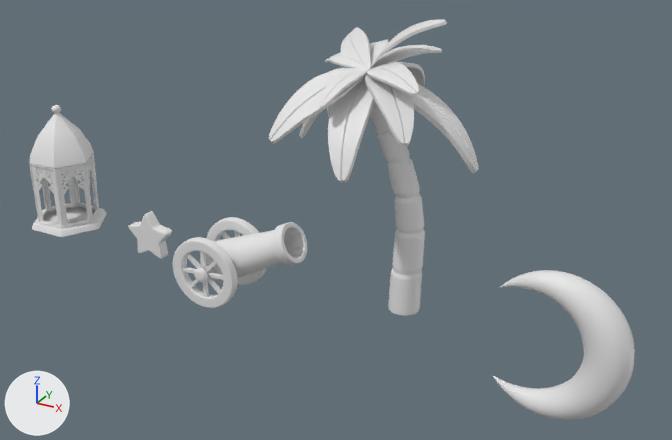
The Blender file Crescent Moon .blend: old version first, new version second.
Both versions are drawn from a camera (50 mm lens) standing at (4.99, -11.17, 6.78) and looking at (-1.28, 0.23, 1.08). The lights are fixed; the arrows at lower left show +X, +Y and +Z.
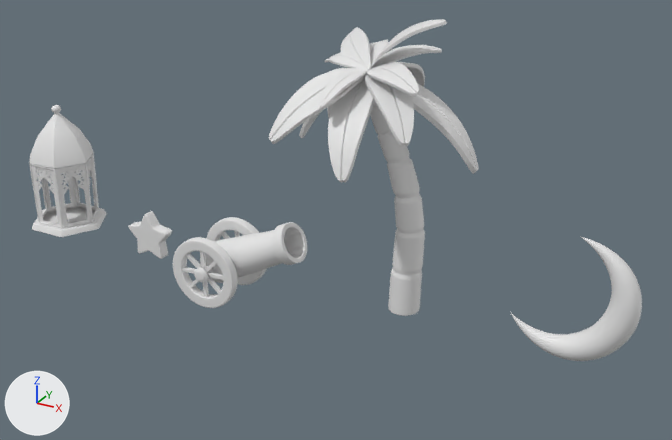
The change, as a diff of the scene's bpy script:
```diff
--- a/Crescent Moon .blend.py
+++ b/Crescent Moon .blend.py
@@ cu_nurbspath @@
 _sp = cu_nurbspath.splines.new('NURBS'); _sp.points.add(4)
-_sp.points.foreach_set('co', [0.0, 0.0, -1.202, 1.0, 1.992, 0.0, -2.652, 1.0, 4.531, 0.0, 0.0463, 1.0, 1.992, 0.0, 2.745, 1.0, 0.0, 0.0, 1.202, 1.0])
-_sp.points.foreach_set('radius', [0.0, 0.805, 0.787, 0.805, 0.0])
+_sp.points.foreach_set('co', [-1.238, 0.0, -0.874, 1.0, 0.979, 0.0, -3.194, 1.0, 3.979, 0.0, -1.294, 1.0, 4.141, 0.0, 2.119, 1.0, 1.161, 0.0, 2.977, 1.0])
+_sp.points.foreach_set('radius', [0.0, 0.805, 1.07, 0.805, 0.0])
 _sp.order_u = 5
@@ ob_moon @@
 ob_moon = bpy.data.objects.new('moon', cu_nurbspath)
-ob_moon.location = (1.43, 0.0, 0.0)
-ob_moon.scale = (0.593, 0.593, 0.593)
+ob_moon.location = (2.01, 0.16, 0.59)
+ob_moon.scale = (0.355, 0.355, 0.355)
```

Location of each change, (x1, y1, x2, y2) in pixels of the pictures (672 x 440 px):
'moon', reshaped, moved, rescaled (8% narrower, 17% shorter): before (492, 270, 635, 420); after (510, 237, 642, 361)
